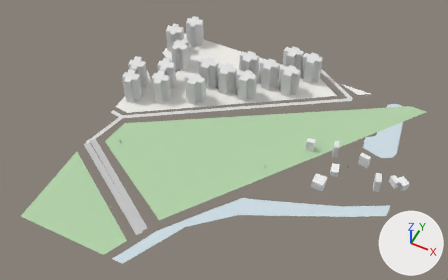
The glTF model white-model-six-districts/chunks/112_117_high.glb: old version first, new version second.
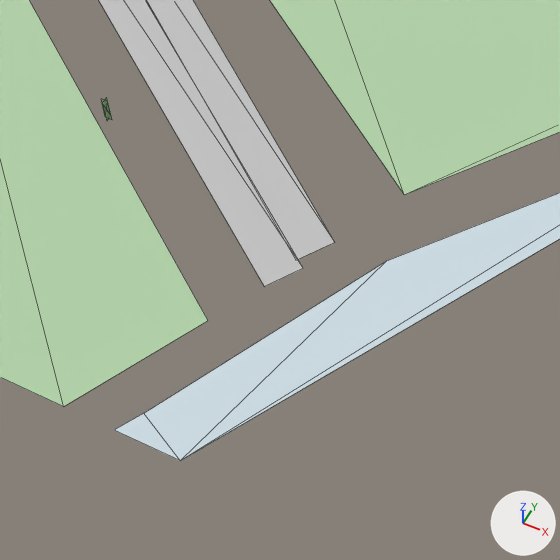
The first picture shows the older version from a camera (50 mm lens) standing at (-3477.0, -8350.0, 795.0) and looking at (-3779.0, -7746.0, 41.0). The close-ups show the older and then the newer version on the part from 21% to 41% of the width and 67% to 100% of the height of that picture. Only the edits that show in the close-ups are written down. Every picture has the same lights, and +X, +Y and +Z are marked at lower right. The close-ups show mesh edges as thin lines. Vertices at exactly the same position are counted once.

The scene before the commit, as lines of its bpy script (objects in view):
```python
me_mesh_0 = bpy.data.meshes.new('Mesh_0')
me_mesh_0.from_pydata(...)  # 553 vertices, 689 faces; spans x -4008.0..-3485.0, y -8000.0..-7476.0, z 8.0..59.0
me_mesh_0.materials.append(mat_material_0)
ob_mesh_0 = bpy.data.objects.new('Mesh_0', me_mesh_0)
ob_mesh_0.location = (0.0, 0.0, 0.0)
```
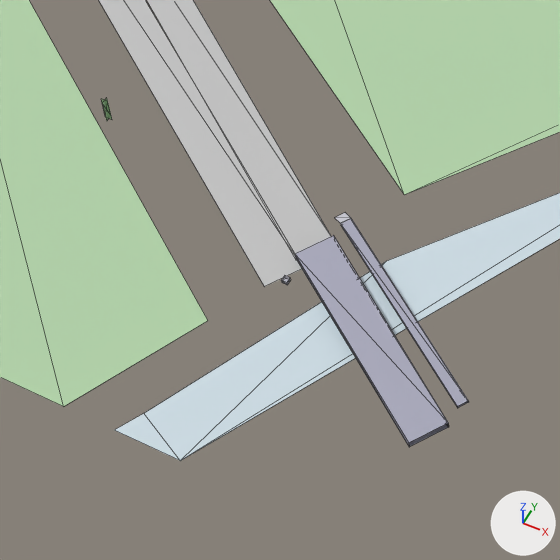
Changed parts and their boxes (x1, y1, x2, y2) in the close-ups (560 x 560 px):
part 1 of me_mesh_0, added
    after: (281, 213, 469, 447)

What the commit changed:
me_mesh_0 is used by ob_mesh_0; location (0.0, 0.0, 0.0).
me_mesh_0 had 553 vertices, 689 faces and spanned x -4008.0..-3485.0, y -8000.0..-7476.0, z 8.0..59.0.
me_mesh_0 now has 589 vertices, 727 faces and spans x -4008.0..-3485.0, y -8000.0..-7476.0, z 8.0..59.0.
Part 1, on me_mesh_0:
36 vertices are added at x -3821.0..-3762.0, y -7973.0..-7923.0, z 9.0..12.0.
38 new faces join them.
Other edits to the shape of me_mesh_0 do not show in these pictures.
